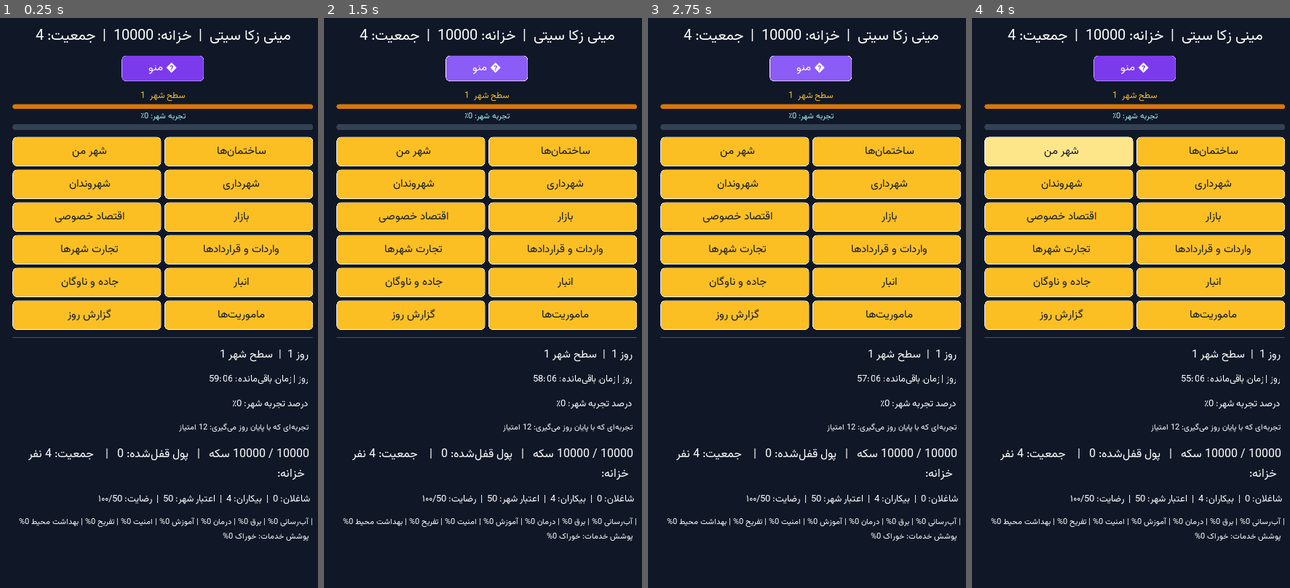
Above: before the commit, frames 1-4 (left to right).
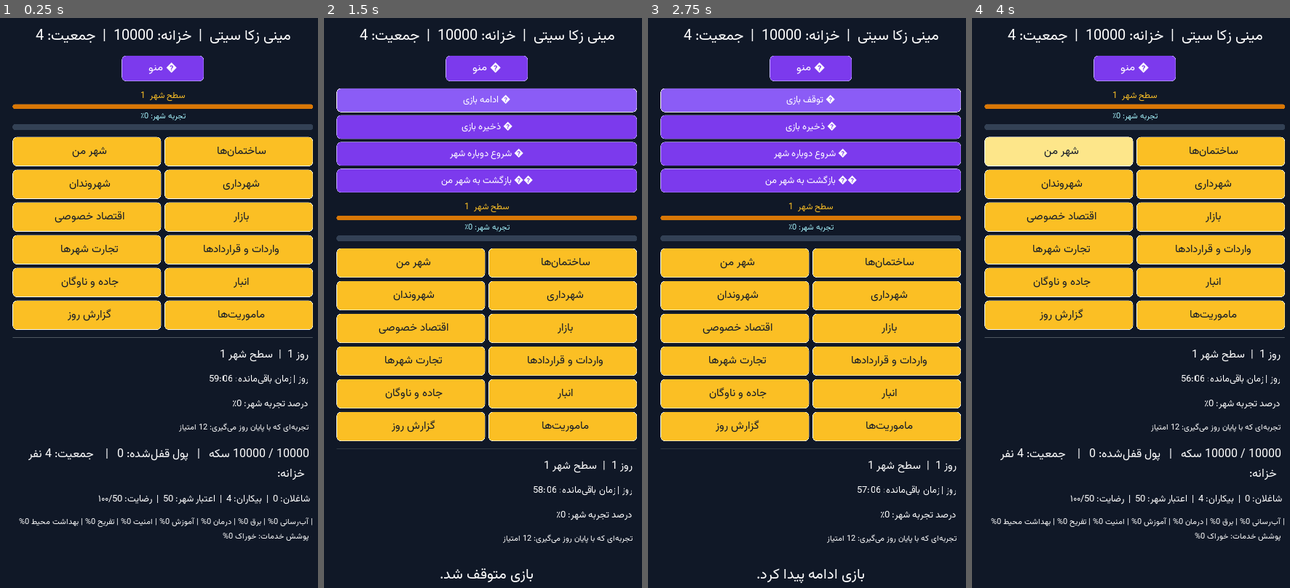
Above: after the commit, the same moments.

Repository: zekainstabot/mini-zeka-city
Game: Godot game, scene res://Main.tscn
The game is run twice, just before and just after one commit, with the same random seed, the same clock (stepped at 60 frames per second) and the same inputs.
Inputs (mouse positions are in pixels of both pictures, inside the frame that each line leads up to):
- Up to frame 1 (0.25 s): no input
- Up to frame 2 (1.5 s): click "ﻮﻨﻣ ☰" at 0.5 s; click (486, 97) at 1.25 s, where only the run after the commit has a clickable "ﯼﺯﺎﺑ ﻒﻗﻮﺗ ⏸"
- Up to frame 3 (2.75 s): click (810, 97) at 2 s, where only the run after the commit has a clickable "ﯼﺯﺎﺑ ﻪﻣﺍﺩﺍ ▶"
- Up to frame 4 (4 s): click (1134, 126) at 2.75 s, where only the run after the commit has a clickable "ﯼﺯﺎﺑ ﻩﺮﯿﺧﺫ 💾"; click "ﻦﻣ ﺮﻬﺷ" at 3.5 s

The runs differ from the first frame. In frame 1, less than 0.1% of the frame differs, in the area x 69-75%, y 62-64%; in frame 2, 48%; in frame 3, 48%, in the area x 3-99%, y 6-100%; in frame 4, less than 0.1%.

Commit message:
Replace unreliable popup menu with touch-friendly in-page menu

Diff:
--- a/scripts/Main.gd
+++ b/scripts/Main.gd
@@ -20,7 +20,8 @@
 var clock_save_accumulator = 0.0
 var construction_check_accumulator = 0.0
 var game_paused = false
-var menu_popup = null
+var menu_panel = null
+var menu_pause_button = null
 var restart_dialog = null
 
 func _process(delta):
@@ -115,15 +116,16 @@
 	_apply_font(menu_button, 20 if compact_layout else 18)
 	_style_button(menu_button, false)
 	menu_row.add_child(menu_button)
-	menu_popup = PopupMenu.new()
-	menu_popup.add_item("⏸ توقف بازی", 1)
-	menu_popup.add_item("💾 ذخیره بازی", 2)
-	menu_popup.add_separator()
-	menu_popup.add_item("🔄 شروع دوباره شهر", 3)
-	menu_popup.add_item("🏙️ بازگشت به شهر من", 4)
-	add_child(menu_popup)
-	menu_popup.connect("id_pressed", self, "_on_menu_item_selected")
-	menu_button.connect("pressed", self, "_open_game_menu", [menu_button])
+	menu_panel = VBoxContainer.new()
+	menu_panel.visible = false
+	menu_panel.size_flags_horizontal = Control.SIZE_EXPAND_FILL
+	menu_panel.add_constant_override("separation", 7)
+	root.add_child(menu_panel)
+	menu_pause_button = _create_menu_action("⏸ توقف بازی", "toggle_pause")
+	_create_menu_action("💾 ذخیره بازی", "save_from_menu")
+	_create_menu_action("🔄 شروع دوباره شهر", "confirm_restart_from_menu")
+	_create_menu_action("🏙️ بازگشت به شهر من", "return_home_from_menu")
+	menu_button.connect("pressed", self, "_toggle_game_menu")
 	restart_dialog = ConfirmationDialog.new()
 	restart_dialog.window_title = "شروع دوباره شهر"
 	restart_dialog.dialog_text = "همه پیشرفت فعلی این شهر پاک می‌شود و یک شهر جدید ساخته خواهد شد. ادامه می‌دهی؟"
@@ -224,26 +226,48 @@
 	message_label.modulate = Color("#ffffff")
 	root.add_child(message_label)
 
-func _open_game_menu(button):
-	if menu_popup == null:
+func _create_menu_action(title, callback):
+	var button = Button.new()
+	button.text = PersianText.reshaper(title)
+	button.rect_min_size = Vector2(0, 52 if get_viewport_rect().size.x < 900 else 44)
+	button.size_flags_horizontal = Control.SIZE_EXPAND_FILL
+	_apply_font(button, 18 if get_viewport_rect().size.x < 900 else 16)
+	_style_button(button, false)
+	button.connect("pressed", self, callback)
+	menu_panel.add_child(button)
+	return button
+
+func _toggle_game_menu():
+	if menu_panel == null:
 		return
-	menu_popup.set_item_text(0, "▶ ادامه بازی" if game_paused else "⏸ توقف بازی")
-	menu_popup.set_item_text(1, "💾 ذخیره بازی")
-	menu_popup.popup(Rect2(button.get_global_position() + Vector2(0, button.rect_size.y), Vector2(260, 0)))
-
-func _on_menu_item_selected(id):
-	match int(id):
-		1:
-			game_paused = not game_paused
-			_show_message("بازی متوقف شد." if game_paused else "بازی ادامه پیدا کرد.")
-		2:
-			var saved = game.save_game()
-			_show_message("شهر ذخیره شد." if saved else "ذخیره‌سازی ناموفق بود.")
-		3:
-			restart_dialog.popup_centered()
-		4:
-			game_paused = false
-			show_page("home")
+	menu_panel.visible = not menu_panel.visible
+	_update_menu_pause_button()
+
+func _update_menu_pause_button():
+	if menu_pause_button != null:
+		menu_pause_button.text = PersianText.reshaper("▶ ادامه بازی" if game_paused else "⏸ توقف بازی")
+
+func toggle_pause():
+	game_paused = not game_paused
+	_update_menu_pause_button()
+	_show_message("بازی متوقف شد." if game_paused else "بازی ادامه پیدا کرد.")
+
+func save_from_menu():
+	var saved = game.save_game()
+	_show_message("شهر ذخیره شد." if saved else "ذخیره‌سازی ناموفق بود.")
+	if menu_panel != null:
+		menu_panel.visible = false
+
+func confirm_restart_from_menu():
+	if restart_dialog != null:
+		restart_dialog.popup_centered()
+
+func return_home_from_menu():
+	game_paused = false
+	_update_menu_pause_button()
+	if menu_panel != null:
+		menu_panel.visible = false
+	show_page("home")
 
 func _restart_city():
 	game_paused = false
